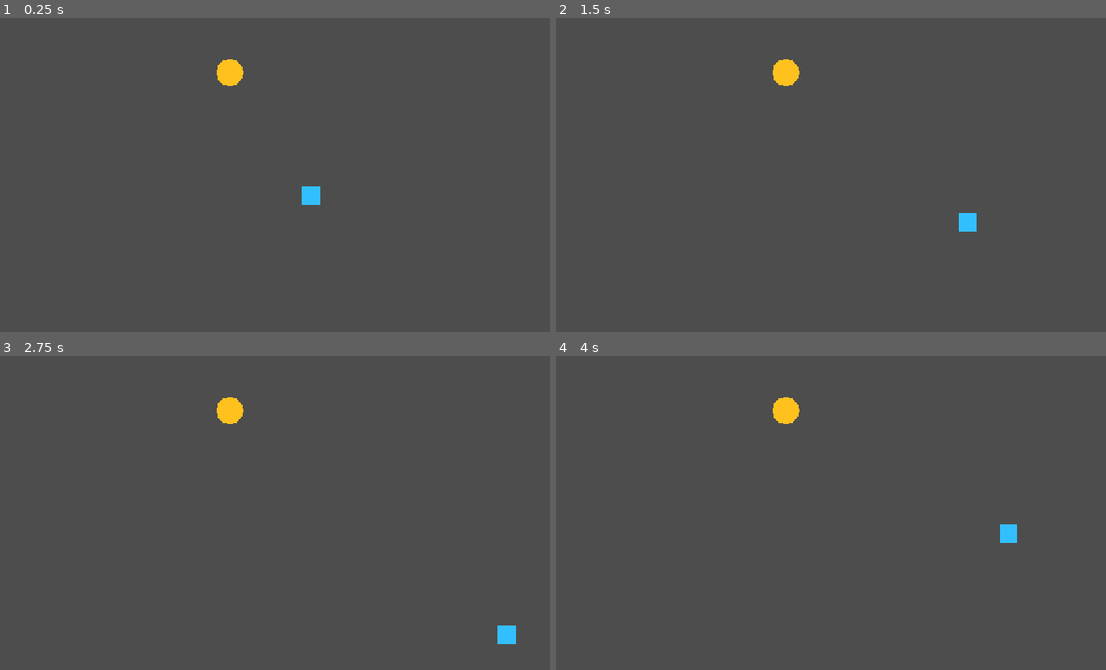
Above: before the commit, frames 1-4 (two rows, left to right).
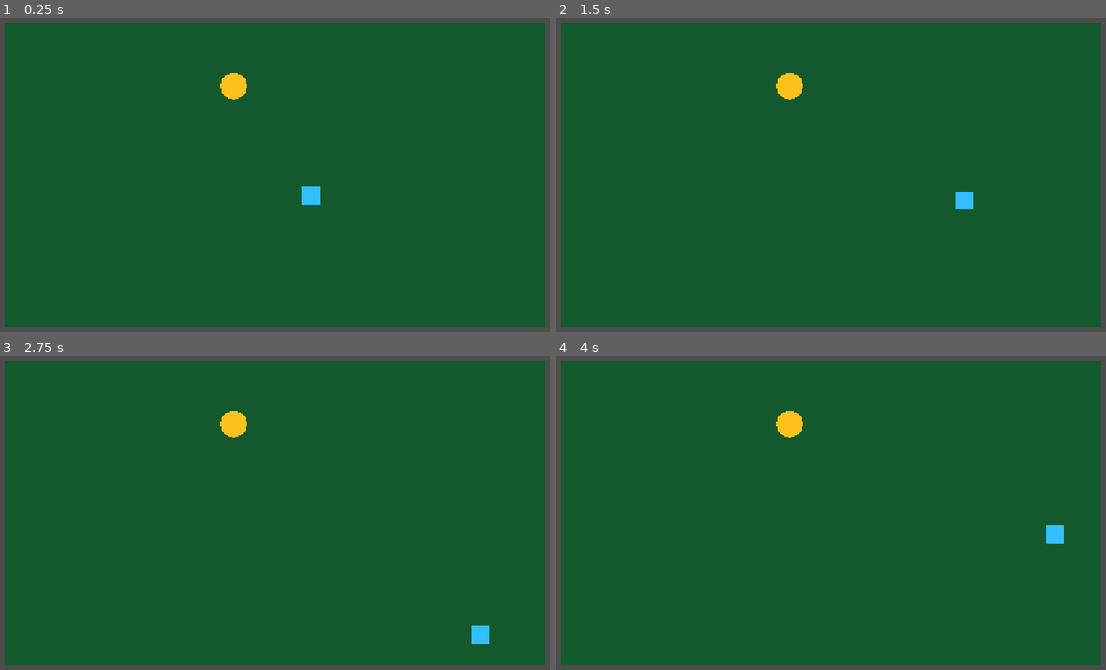
Above: after the commit, the same moments.

Repository: lucasruiz12/el-goat-game
Game: Godot game, scene res://main.tscn
Two runs of this game, one before a commit and one after it. Both use one fixed random seed, a clock stepped at 60 frames per second and the inputs below.
Inputs:
- Up to frame 1 (0.25 s): no input
- Up to frame 2 (1.5 s): tap Enter at 0.5 s; hold D (player_move_right) 0.53-1.28 s; hold S (player_move_down) from 1.28 s (still down)
- Up to frame 3 (2.75 s): release S (player_move_down) at 2.03 s; hold D (player_move_right) from 2.03 s (still down)
- Up to frame 4 (4 s): release D (player_move_right) at 2.78 s; hold W (player_move_up) 2.78-3.53 s; hold A (player_move_left) from 3.53 s (still down)

The runs differ from the first frame. In frame 1, 95% of the frame differs, in the area x 0-100%, y 1-99%; in frame 2, 95%; in frame 3, 95%; in frame 4, 95%.

Commit message:
feat: add conceptual field and inertial movement

Diff:
--- a/main.gd
+++ b/main.gd
@@ -1,11 +1,15 @@
 extends Node2D
 
 ## Este nodo coordina el prototipo de oportunidades sin pelota: ubica el objetivo,
-## detecta cuando el jugador lo alcanza y prepara la siguiente oportunidad. La grilla
-## es un calculo logico sobre el viewport actual, por eso no requiere crear una cancha.
+## detecta cuando el jugador lo alcanza y prepara la siguiente oportunidad. La cancha
+## tiene dimensiones explicitas para que la grilla sea independiente del viewport y
+## sus proporciones se puedan ajustar sin cambiar las reglas de oportunidades.
 ## Usar distancia entre posiciones es suficiente en este prototipo y evita introducir
 ## colisiones hasta que hagan falta para una regla de gameplay mas compleja.
 
+const FIELD_POSITION := Vector2(96.0, 54.0)
+const FIELD_SIZE := Vector2(960.0, 540.0)
+const FIELD_COLOR := Color(0.08, 0.35, 0.18)
 const GRID_COLUMNS := 4
 const GRID_ROWS := 3
 const VALID_ZONE_INDICES := [1, 2, 5, 6]
@@ -17,6 +21,7 @@
 const REACHED_COLOR := Color(0.3, 1.0, 0.5)
 
 @onready var player: CharacterBody2D = $Player
+@onready var field: Polygon2D = $Field
 @onready var opportunity: Polygon2D = $Opportunity
 
 var random_number_generator := RandomNumberGenerator.new()
@@ -26,6 +31,7 @@
 
 func _ready() -> void:
 	random_number_generator.randomize()
+	configure_field_visual()
 	place_next_opportunity()
 
 
@@ -45,15 +51,26 @@
 	is_resolving_opportunity = false
 
 
+func configure_field_visual() -> void:
+	field.position = FIELD_POSITION
+	field.polygon = PackedVector2Array([
+		Vector2.ZERO,
+		Vector2(FIELD_SIZE.x, 0.0),
+		FIELD_SIZE,
+		Vector2(0.0, FIELD_SIZE.y),
+	])
+	field.color = FIELD_COLOR
+
+
 func place_next_opportunity() -> void:
-	var visible_rect := get_viewport_rect()
-	var cell_size := visible_rect.size / Vector2(GRID_COLUMNS, GRID_ROWS)
+	var field_rect := Rect2(FIELD_POSITION, FIELD_SIZE)
+	var cell_size := field_rect.size / Vector2(GRID_COLUMNS, GRID_ROWS)
 	var zone_index: int = VALID_ZONE_INDICES[random_number_generator.randi_range(0, VALID_ZONE_INDICES.size() - 1)]
 	while zone_index == current_zone_index:
 		zone_index = VALID_ZONE_INDICES[random_number_generator.randi_range(0, VALID_ZONE_INDICES.size() - 1)]
 	var column := zone_index % GRID_COLUMNS
 	var row := zone_index / GRID_COLUMNS
-	var zone_rect := Rect2(visible_rect.position + Vector2(column, row) * cell_size, cell_size)
+	var zone_rect := Rect2(field_rect.position + Vector2(column, row) * cell_size, cell_size)
 	var horizontal_margin := minf(ZONE_MARGIN, cell_size.x * 0.5 - OPPORTUNITY_RADIUS)
 	var vertical_margin := minf(ZONE_MARGIN, cell_size.y * 0.5 - OPPORTUNITY_RADIUS)
 
--- a/main.tscn
+++ b/main.tscn
@@ -6,6 +6,8 @@
 [node name="Node2D" type="Node2D" unique_id=1630127435]
 script = ExtResource("2_main")
 
+[node name="Field" type="Polygon2D" parent="."]
+
 [node name="Player" parent="." instance=ExtResource("1_player")]
 position = Vector2(640, 360)
 
--- a/player/player.gd
+++ b/player/player.gd
@@ -3,18 +3,26 @@
 ## Este script representa exclusivamente al jugador controlado por la persona.
 ## Existe para separar la logica de movimiento del armado de las escenas y facilitar
 ## que, mas adelante, otras reglas de gameplay no queden mezcladas aqui.
+## La velocidad cambia gradualmente con move_toward(): en cada frame de fisica se
+## acerca un tramo limitado al objetivo, de modo que la velocidad anterior se pierde
+## de forma progresiva antes de invertir el desplazamiento.
 
 const MOVE_LEFT := &"player_move_left"
 const MOVE_RIGHT := &"player_move_right"
 const MOVE_UP := &"player_move_up"
 const MOVE_DOWN := &"player_move_down"
-const SPEED := 240.0
+const MAX_SPEED := 240.0
+const ACCELERATION := 600.0
+const DECELERATION := 800.0
 
 
-func _physics_process(_delta: float) -> void:
+func _physics_process(delta: float) -> void:
 	# CharacterBody2D usa velocity como velocidad en pixeles por segundo. Godot la
 	# aplica al llamar move_and_slide(), que es el metodo de movimiento fisico 2D.
 	var direction := Input.get_vector(MOVE_LEFT, MOVE_RIGHT, MOVE_UP, MOVE_DOWN)
-	velocity = direction * SPEED
+	if direction == Vector2.ZERO:
+		velocity = velocity.move_toward(Vector2.ZERO, DECELERATION * delta)
+	else:
+		velocity = velocity.move_toward(direction * MAX_SPEED, ACCELERATION * delta)
 
 	move_and_slide()
